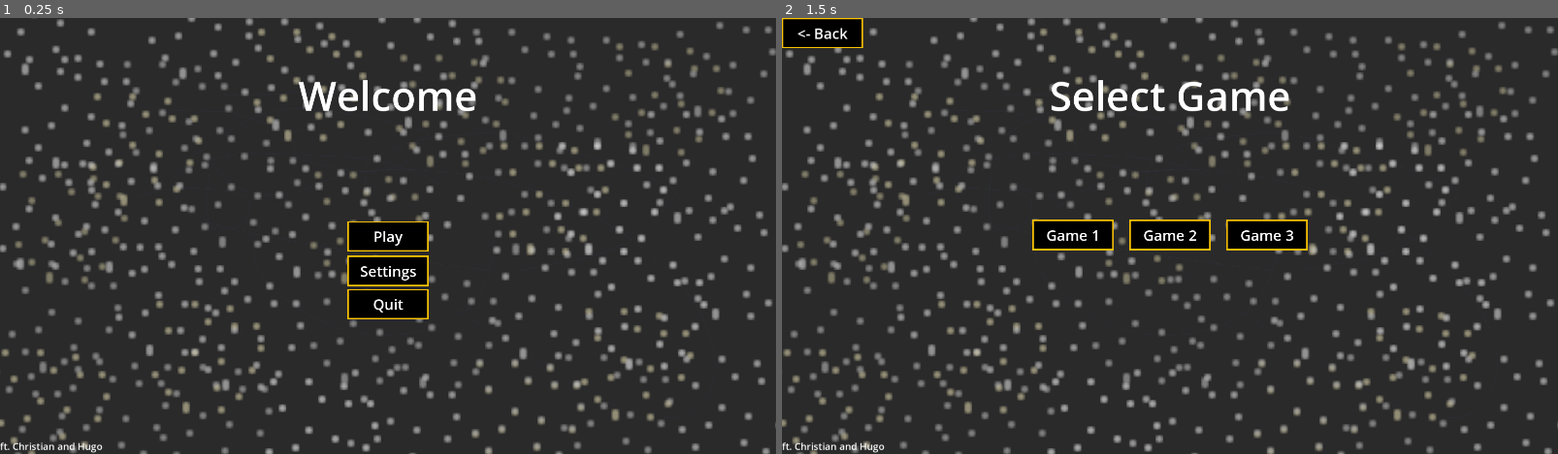
Above: before the commit, frames 1-2 (left to right).
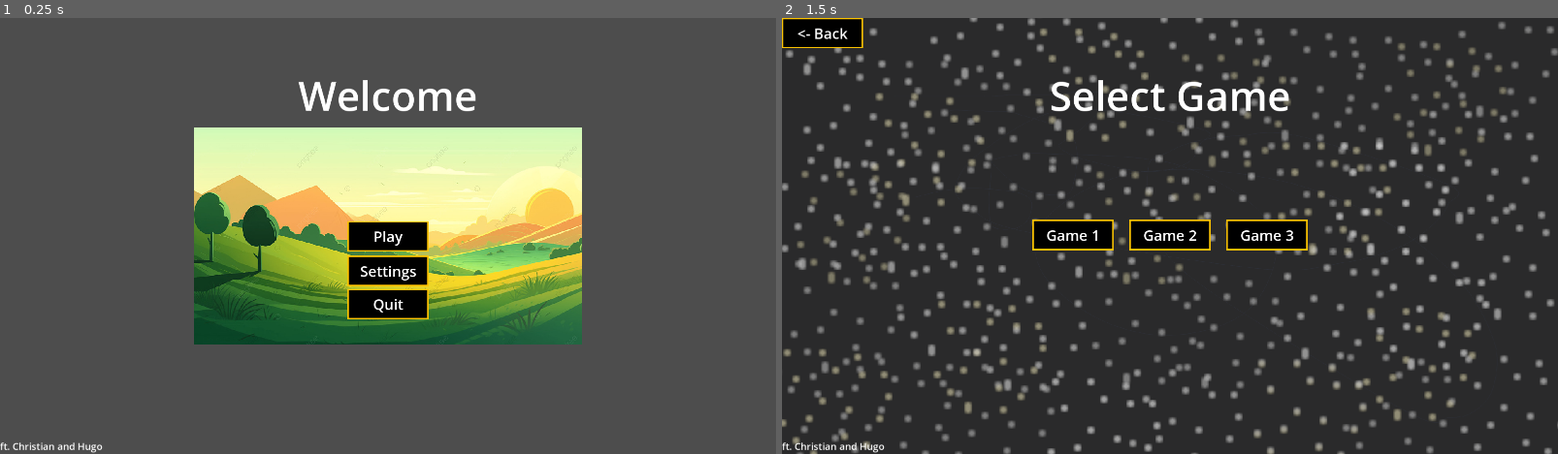
Above: after the commit, the same moments.

Repository: Christian2BDev/InfSE52
Game: Godot game, scene res://scenes/home.tscn
Same seed, same stepped clock (60 frames per second), same inputs: the game is played once before the commit and once after it.
Inputs:
- Up to frame 1 (0.25 s): no input
- Up to frame 2 (1.5 s): click "Play" at 0.5 s; click "Game 1" at 1.25 s

The runs differ from the first frame. In frame 1, 91% of the frame differs, in the area x 0-100%, y 0-100%; in frame 2, nothing differs.

Commit message:
Update home.tscn

Diff:
--- a/scenes/home.tscn
+++ b/scenes/home.tscn
@@ -1,6 +1,6 @@
 [gd_scene load_steps=6 format=3 uid="uid://0m0jxbv105ar"]
 
-[ext_resource type="Texture2D" uid="uid://dbv8cj3025one" path="res://img/Godot_bg.png" id="1_oq77h"]
+[ext_resource type="Texture2D" uid="uid://h8qxw1xlltra" path="res://img/achtergrond ui.jpg" id="1_iu0b1"]
 [ext_resource type="Texture2D" uid="uid://cvsliwapuywcg" path="res://img/godo_btn.png" id="2_04222"]
 [ext_resource type="Script" path="res://scripts/Play.gd" id="3_u2dow"]
 [ext_resource type="Script" path="res://scripts/Settings.gd" id="4_2ts77"]
@@ -8,14 +8,14 @@
 
 [node name="Node" type="Node"]
 
-[node name="TextureRect" type="TextureRect" parent="."]
-texture_filter = 3
+[node name="achtergrond" type="TextureRect" parent="."]
+texture_filter = 1
 anchors_preset = 15
 anchor_right = 1.0
 anchor_bottom = 1.0
 grow_horizontal = 2
 grow_vertical = 2
-texture = ExtResource("1_oq77h")
+texture = ExtResource("1_iu0b1")
 stretch_mode = 3
 
 [node name="welcome" type="Label" parent="."]
